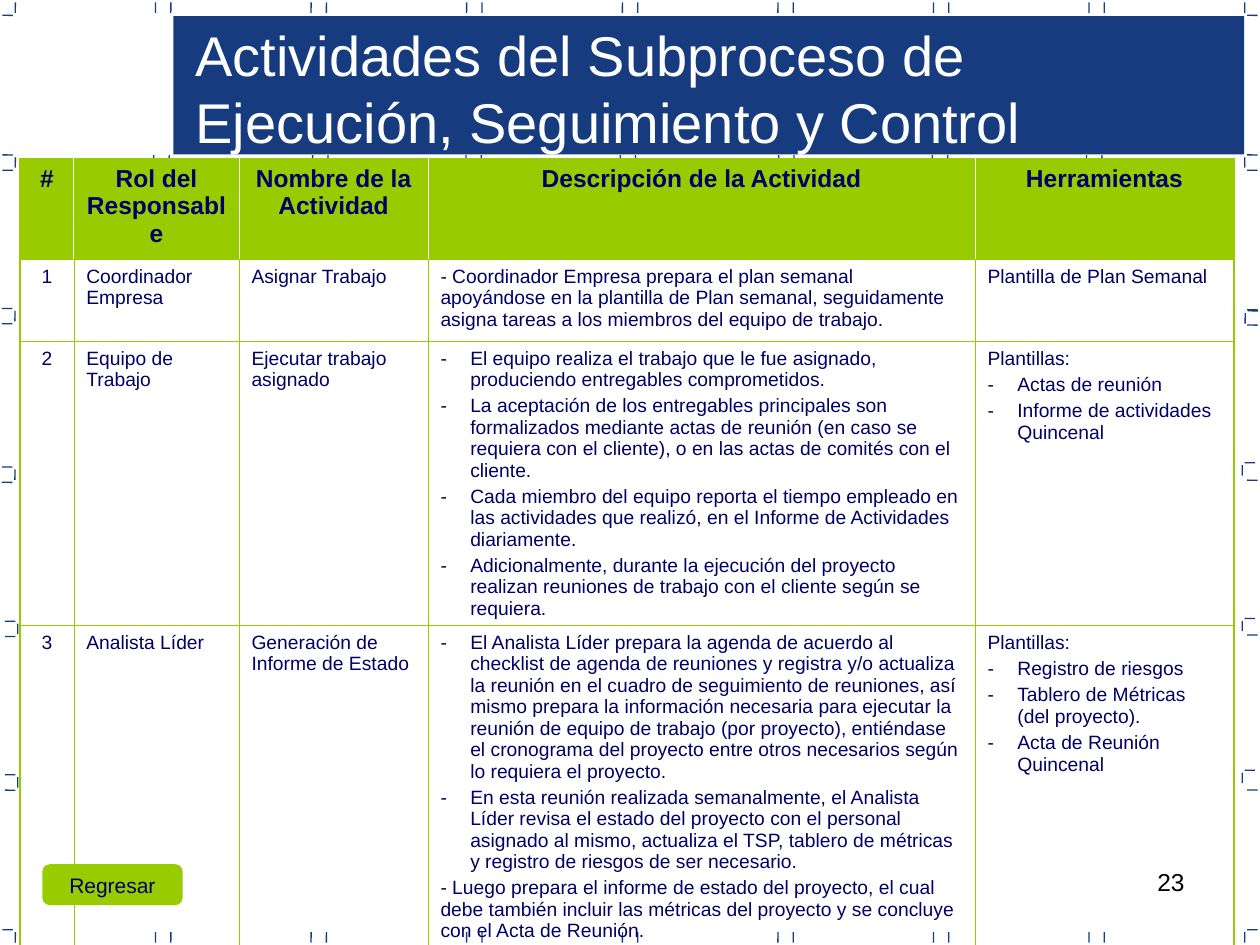
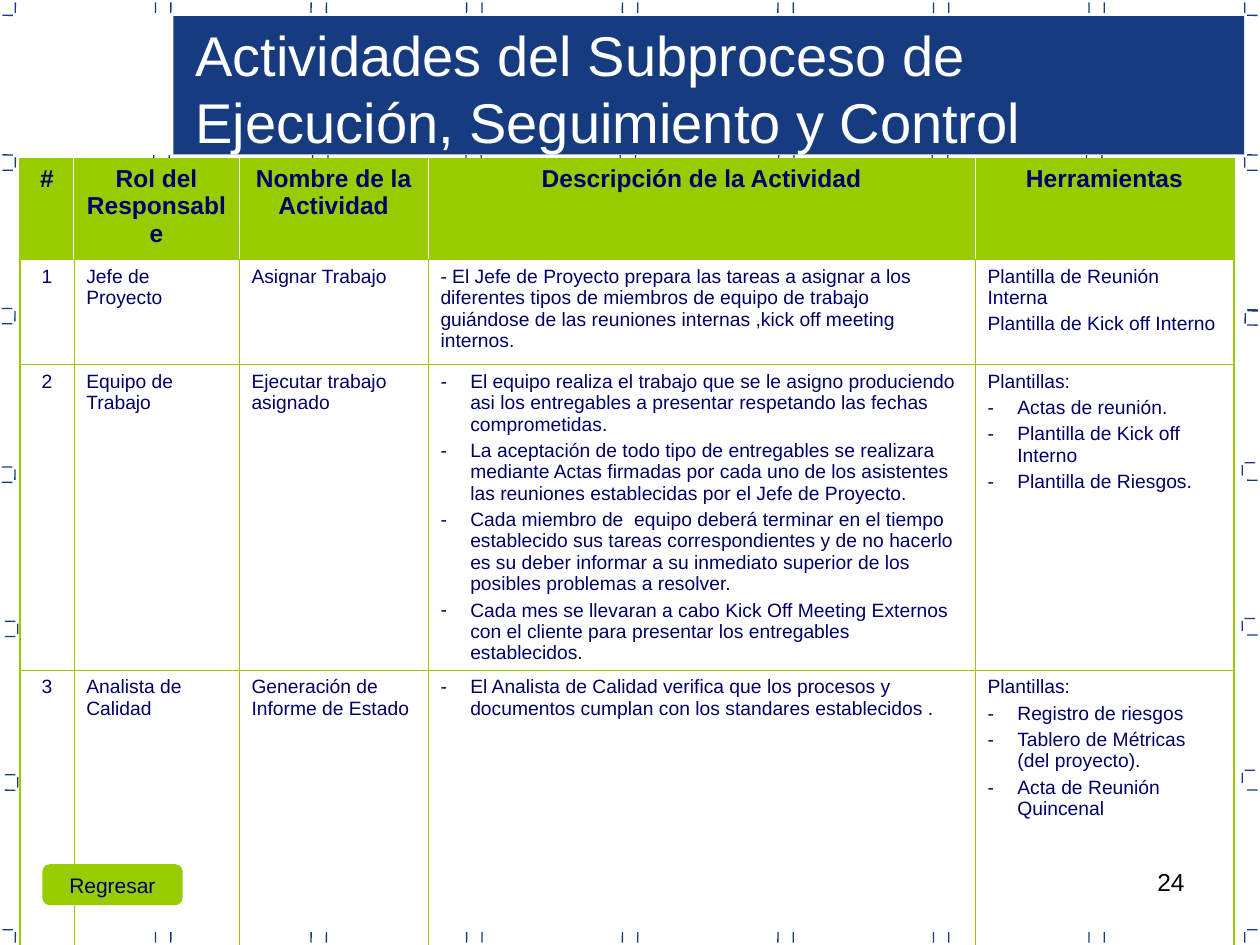
Before and after one commit to lowrider80/UTP-GPS-ALARM, a slide deck: slide 24 of Area_de_Proceso-_PP-PMC/PGPROY_V1.0_2015.ppt (slide 23 before the commit). Drawn at 1260x945 pixels with LibreOffice and Linux fonts; fonts in the diff are those of the drawing. Boxes give left, top, right and bottom in pixels: in the first picture for what was removed or moved away, otherwise in the second. Text is boxed around its words. In the diff, an @@ line names an element or a change of style, - is before the commit and + after.

Commit message:
Proceso de Gestion
Proceso de Gestion

```diff
--- a/Area_de_Proceso-_PP-PMC/PGPROY_V1.0_2015.ppt
+++ b/Area_de_Proceso-_PP-PMC/PGPROY_V1.0_2015.ppt
@@ table at [20, 159, 1234, 945] @@
-row 2: 1 | Coordinador Empresa | Asignar Trabajo | - Coordinador Empresa prepara el plan semanal apoyándose en la plantilla de Plan semanal, seguidamente asigna tareas a los miembros del equipo de trabajo. | Plantilla de Plan Semanal
+row 2: 1 | Jefe de Proyecto | Asignar Trabajo | - El Jefe de Proyecto prepara las tareas a asignar a los diferentes tipos de miembros de equipo de trabajo guiándose de las reuniones internas ,kick off meeting internos. | Plantilla de Reunión Interna / Plantilla de Kick off Interno
-row 3, column 4: El equipo realiza el trabajo que le fue asignado, produciendo entregables comprometidos. / La aceptación de los entregables principales son formalizados mediante actas de reunión (en caso se requiera con el cliente), o en las actas de comités con el cliente. / Cada miembro del equipo reporta el tiempo empleado en las actividades que realizó, en el Informe de Actividades diariamente. / Adicionalmente, durante la ejecución del proyecto realizan reuniones de trabajo con el cliente según se requiera.
+row 3, column 4: El equipo realiza el trabajo que se le asigno produciendo asi los entregables a presentar respetando las fechas comprometidas. / La aceptación de todo tipo de entregables se realizara mediante Actas firmadas por cada uno de los asistentes las reuniones establecidas por el Jefe de Proyecto. / Cada miembro de equipo deberá terminar en el tiempo establecido sus tareas correspondientes y de no hacerlo es su deber informar a su inmediato superior de los posibles problemas a resolver. / Cada mes se llevaran a cabo Kick Off Meeting Externos con el cliente para presentar los entregables establecidos.
-row 3, column 5: Plantillas: / Actas de reunión / Informe de actividades Quincenal
+row 3, column 5: Plantillas: / Actas de reunión. / Plantilla de Kick off Interno / Plantilla de Riesgos.
-row 4, column 2: Analista Líder
+row 4, column 2: Analista de Calidad
-row 4, column 4: El Analista Líder prepara la agenda de acuerdo al checklist de agenda de reuniones y registra y/o actualiza la reunión en el cuadro de seguimiento de reuniones, así mismo prepara la información necesaria para ejecutar la reunión de equipo de trabajo (por proyecto), entiéndase el cronograma del proyecto entre otros necesarios según lo requiera el proyecto. / En esta reunión realizada semanalmente, el Analista Líder revisa el estado del proyecto con el personal asignado al mismo, actualiza el TSP, tablero de métricas y registro de riesgos de ser necesario. / - Luego prepara el informe de estado del proyecto, el cual debe también incluir las métricas del proyecto y se concluye con el Acta de Reunión.
+row 4, column 4: El Analista de Calidad verifica que los procesos y documentos cumplan con los standares establecidos .
@@ page number at [1157, 874, 1184, 891]: text changed @@
-23
+24
```
Also in this commit, not shown: 19 other slides changed, 1 slide added.
